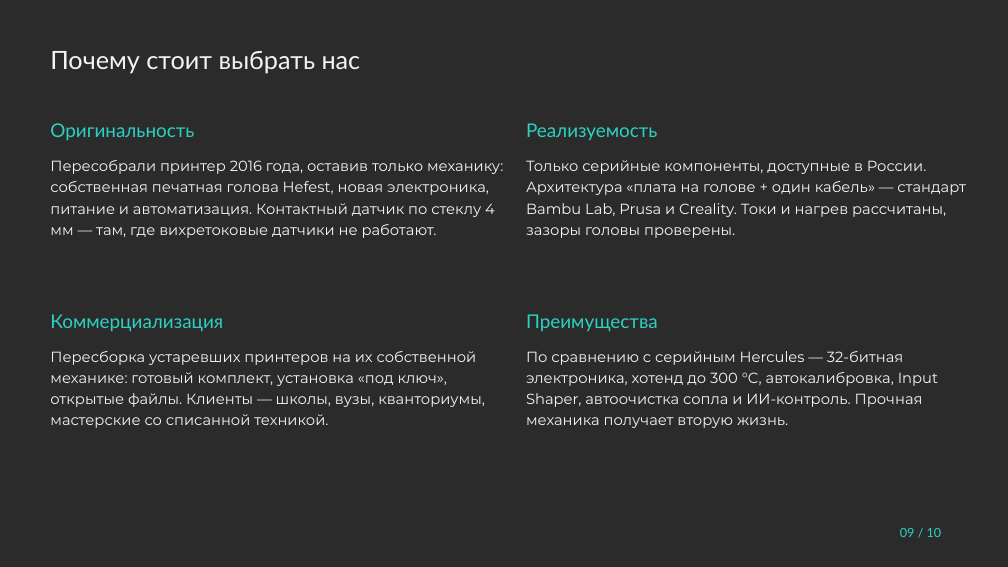
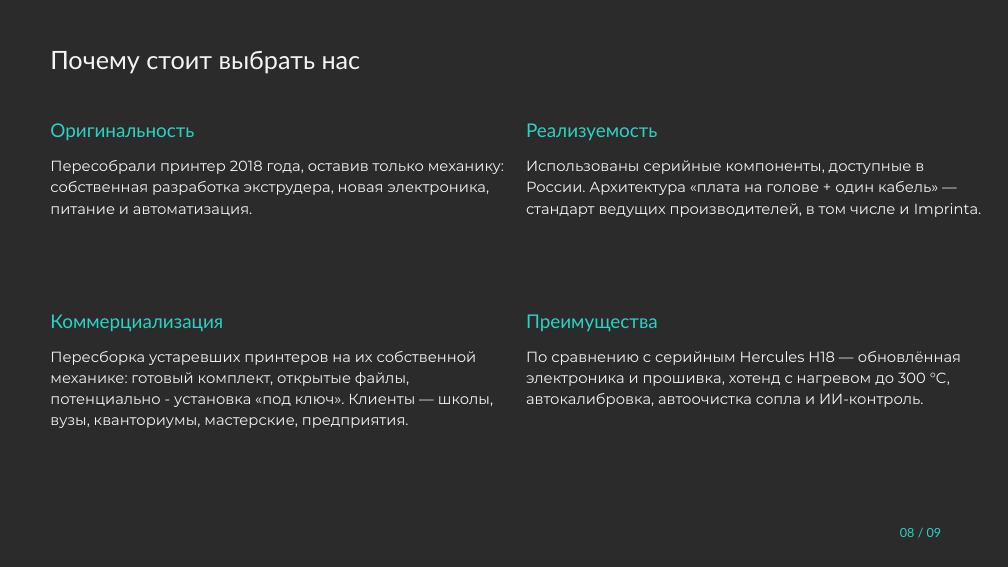
Before and after one commit to pmixay/3d-project, a slide deck: slide 8 of submission/Hercules_prezentaciya.pptx (slide 9 before the commit). Drawn at 1008x567 pixels with LibreOffice and Linux fonts; fonts in the diff are those of the drawing; background and template pictures are left out; a plain dark background stands for a picture behind light text. Boxes give left, top, right and bottom in pixels: in the first picture for what was removed or moved away, otherwise in the second. Text is boxed around its words. In the diff, an @@ line names an element or a change of style, - is before the commit and + after.

```diff
--- a/submission/Hercules_prezentaciya.pptx
+++ b/submission/Hercules_prezentaciya.pptx
@@ text at (50, 160, 504, 216): text changed @@
-Пересобрали принтер 2016 года, оставив только механику: собственная печатная голова Hefest, новая электроника, питание и автоматизация. Контактный датчик по стеклу 4 мм — там, где вихретоковые датчики не работают.
+Пересобрали принтер 2018 года, оставив только механику: собственная разработка экструдера, новая электроника, питание и автоматизация.
@@ text at (526, 160, 982, 217): text changed @@
-Только серийные компоненты, доступные в России. Архитектура «плата на голове + один кабель» — стандарт Bambu Lab, Prusa и Creality. Токи и нагрев рассчитаны, зазоры головы проверены.
+Использованы серийные компоненты, доступные в России. Архитектура «плата на голове + один кабель» — стандарт ведущих производителей, в том числе и Imprinta.
@@ text at (50, 351, 493, 428): text changed @@
-Пересборка устаревших принтеров на их собственной механике: готовый комплект, установка «под ключ», открытые файлы. Клиенты — школы, вузы, кванториумы, мастерские со списанной техникой.
+Пересборка устаревших принтеров на их собственной механике: готовый комплект, открытые файлы, потенциально - установка «под ключ». Клиенты — школы, вузы, кванториумы, мастерские, предприятия.
@@ text at (526, 351, 961, 407): text changed @@
-По сравнению с серийным Hercules — 32-битная электроника, хотенд до 300 °C, автокалибровка, Input Shaper, автоочистка сопла и ИИ-контроль. Прочная механика получает вторую жизнь.
+По сравнению с серийным Hercules H18 — обновлённая электроника и прошивка, хотенд с нагревом до 300 °C, автокалибровка, автоочистка сопла и ИИ-контроль.
@@ text at (900, 528, 942, 537): text changed @@
-09 / 10
+08 / 09
```
Also in this commit, not shown: 7 other slides changed, 1 slide added, 2 slides removed, 8 other files.
